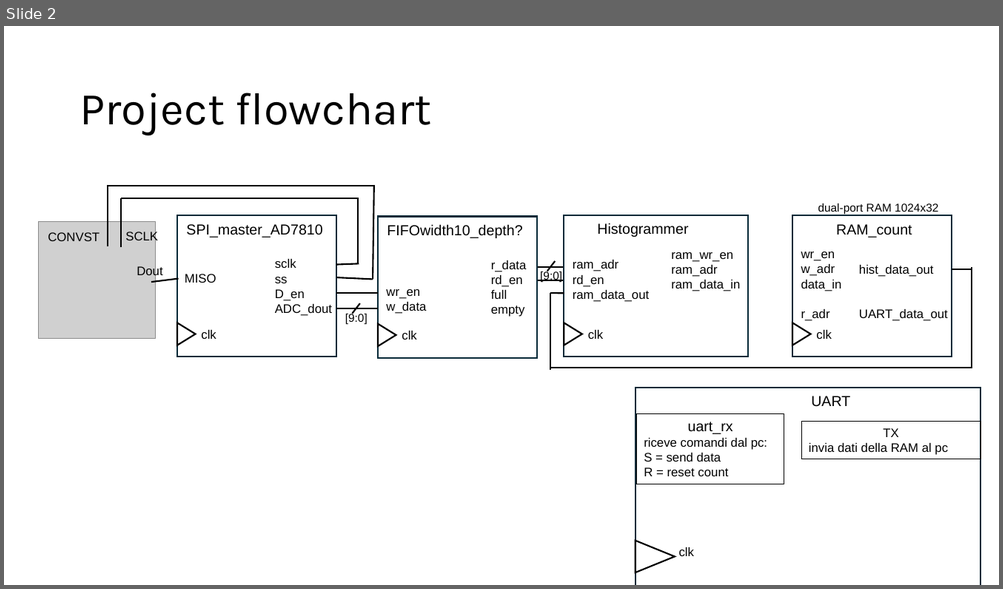
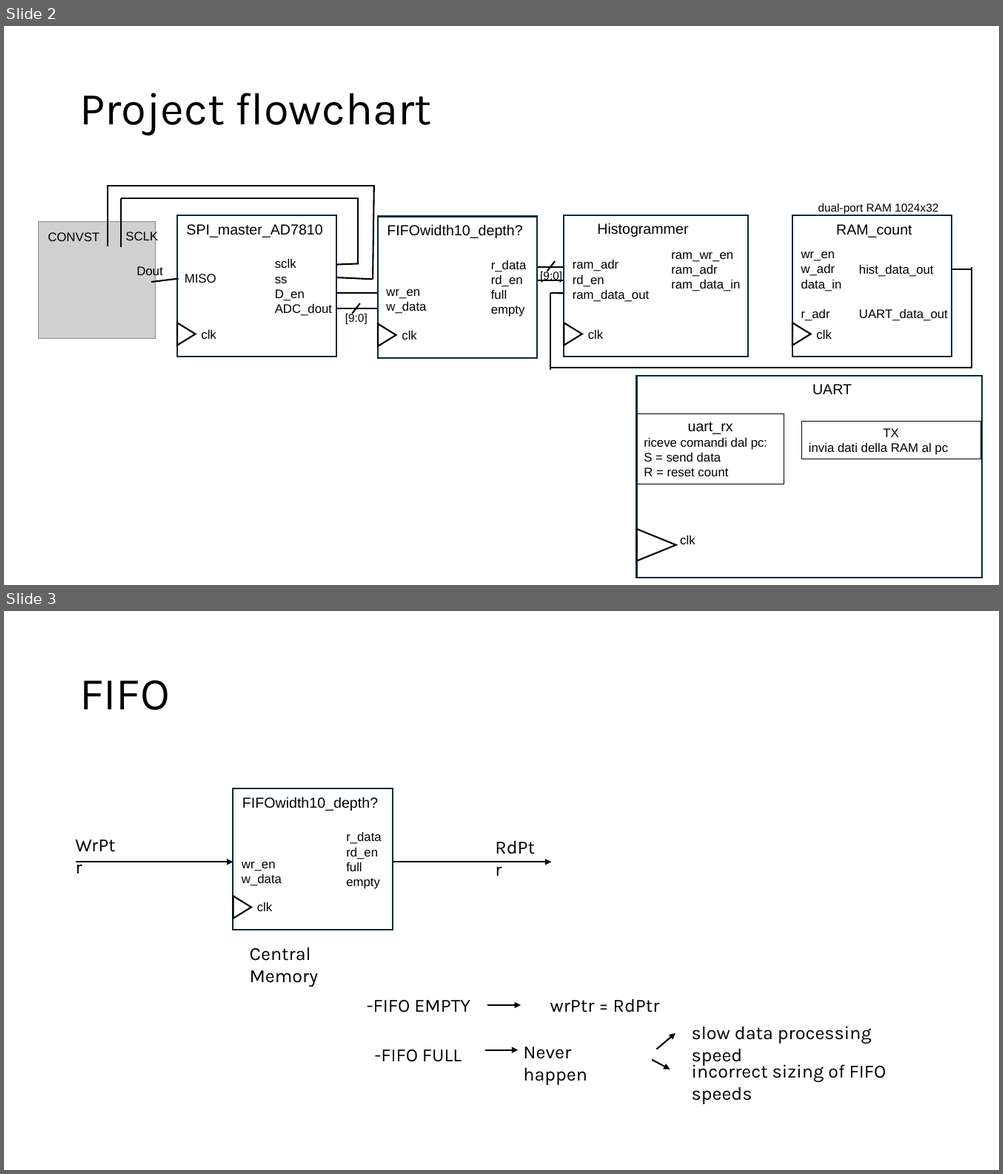
Before and after one commit to micstonks/ADC_Code_Density_on_FPGA, a slide deck: poject.pptx. Shown one above the other, each under a label of ours: slide 2 before the commit, slides 2 and 3 after it. The pictures are 1003x589 and 1003x1174 pixels, drawn with LibreOffice and Linux fonts; fonts in the diff are those of the drawing; grey boxes stand for pictures. Boxes give left, top, right and bottom in pixels: in the first picture for what was removed or moved away, otherwise in the second. Text is boxed around its words. In the diff, an @@ line names an element or a change of style, - is before the commit and + after.

```diff
--- a/poject.pptx
+++ b/poject.pptx
@@ slide 3 added at box(4, 611, 999, 1170), background #FFFFFF @@
@@ title added at box(79, 680, 170, 710), 44 pt, text #000000 @@
+FIFO
@@ text added at box(68, 829, 129, 860), 18 pt, text #000000 @@
+WrPtr
@@ group added at box(233, 789, 392, 931): 4 texts, 1 rectangle, 1 triangle @@
+FIFOwidth10_depth?
+clk
+wr_en
+w_data
+r_data
+rd_en
+full
+empty
@@ arrow added from (76, 863) to (233, 863), #000000 1.5 pt @@
@@ arrow added from (393, 863) to (551, 863), #000000 1.5 pt @@
@@ text added at box(250, 947, 318, 987), 18 pt, text #000000 @@
+Central Memory
@@ text added at box(367, 1000, 595, 1013), 18 pt, text #000000 @@
+-FIFO EMPTY wrPtr = RdPtr
@@ arrow added from (487, 1005) to (521, 1005), #000000 1.5 pt @@
@@ text added at box(613, 999, 660, 1013), 18 pt, text #000000 @@
+RdPtr
@@ text added at box(691, 1026, 871, 1067), 18 pt, text #000000 @@
+slow data processing speed
@@ text added at box(375, 1050, 461, 1062), 18 pt, text #000000 @@
+-FIFO FULL
@@ arrow added from (485, 1051) to (518, 1051), #000000 1.5 pt @@
@@ text added at box(523, 1047, 587, 1085), 18 pt, text #000000 @@
+Never happen
@@ arrow added from (656, 1050) to (675, 1034), #000000 1.5 pt @@
@@ arrow added from (652, 1060) to (669, 1070), #000000 1.5 pt @@
@@ text added at box(691, 1061, 886, 1105), 18 pt, text #000000 @@
+incorrect sizing of FIFO speeds
@@ slide 2 changed as well @@
@@ 2 texts, 1 triangle, 1 rectangle: place and size @@
-2 texts, 1 triangle, 1 rectangle at box(635, 388, 981, 585)
+2 texts, 1 triangle, 1 rectangle at box(637, 376, 982, 578)
```
Also in this commit, not shown: 1 other slide added, 1 slide removed.
